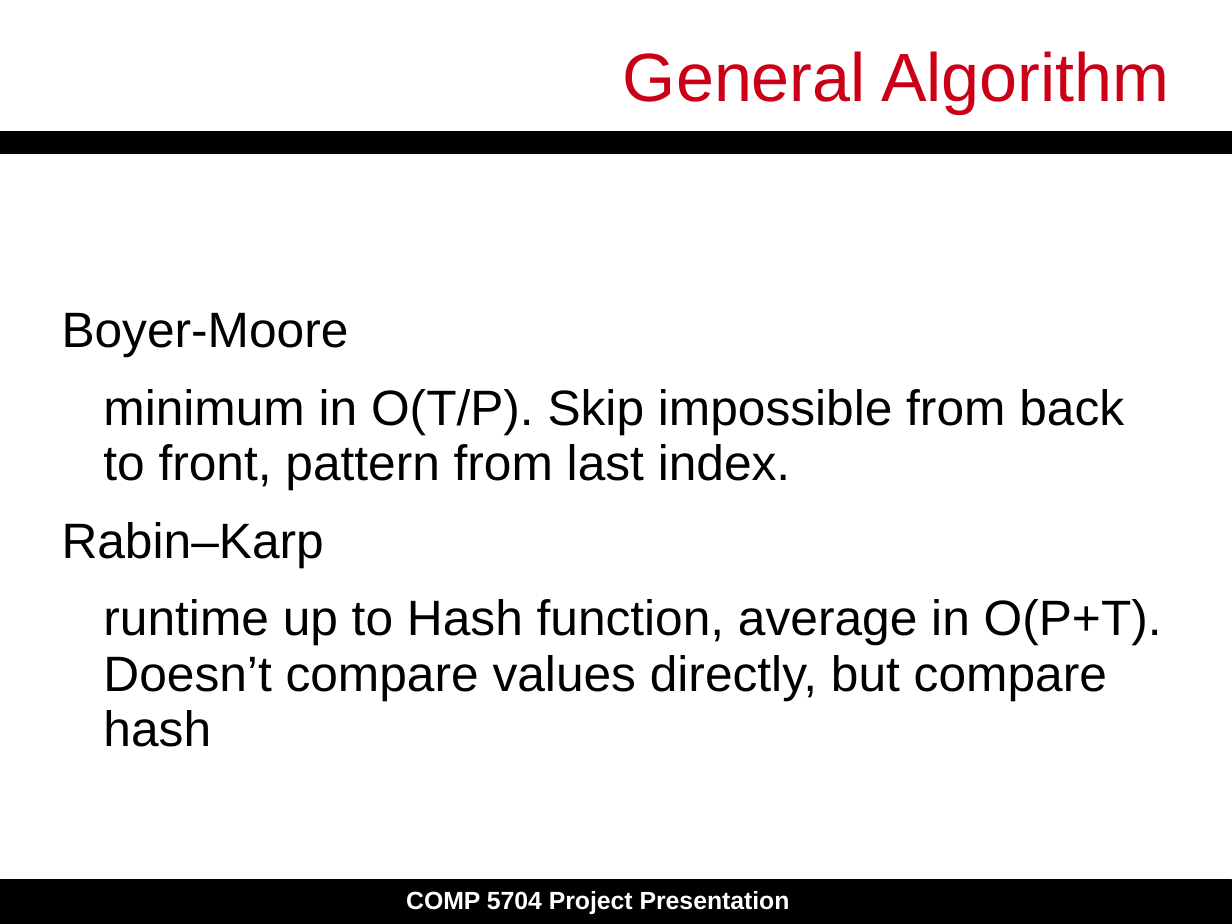
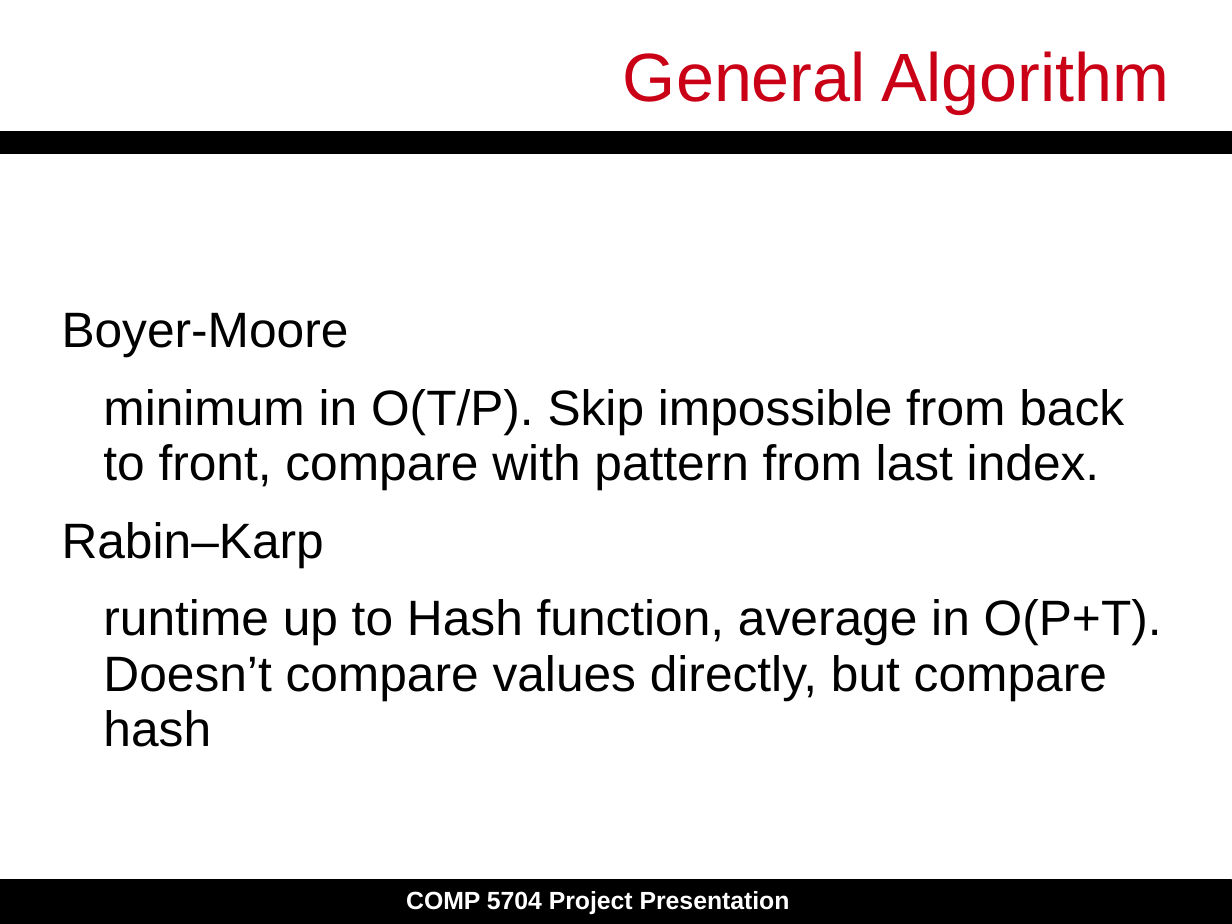
Before and after one commit to dengyull/COMP5704-project, a slide deck: slide 11 of Final_Presentation.pptx. Drawn at 1232x924 pixels with LibreOffice and Linux fonts; fonts in the diff are those of the drawing. Boxes give left, top, right and bottom in pixels: in the first picture for what was removed or moved away, otherwise in the second. Text is boxed around its words. In the diff, an @@ line names an element or a change of style, - is before the commit and + after.

```diff
--- a/Final_Presentation.pptx
+++ b/Final_Presentation.pptx
@@ subtitle at (103, 389, 1124, 490): text changed @@
-minimum in O(T/P). Skip impossible from back to front, pattern from last index.
+minimum in O(T/P). Skip impossible from back to front, compare with pattern from last index.
```
Also in this commit, not shown: 8 other slides changed.
